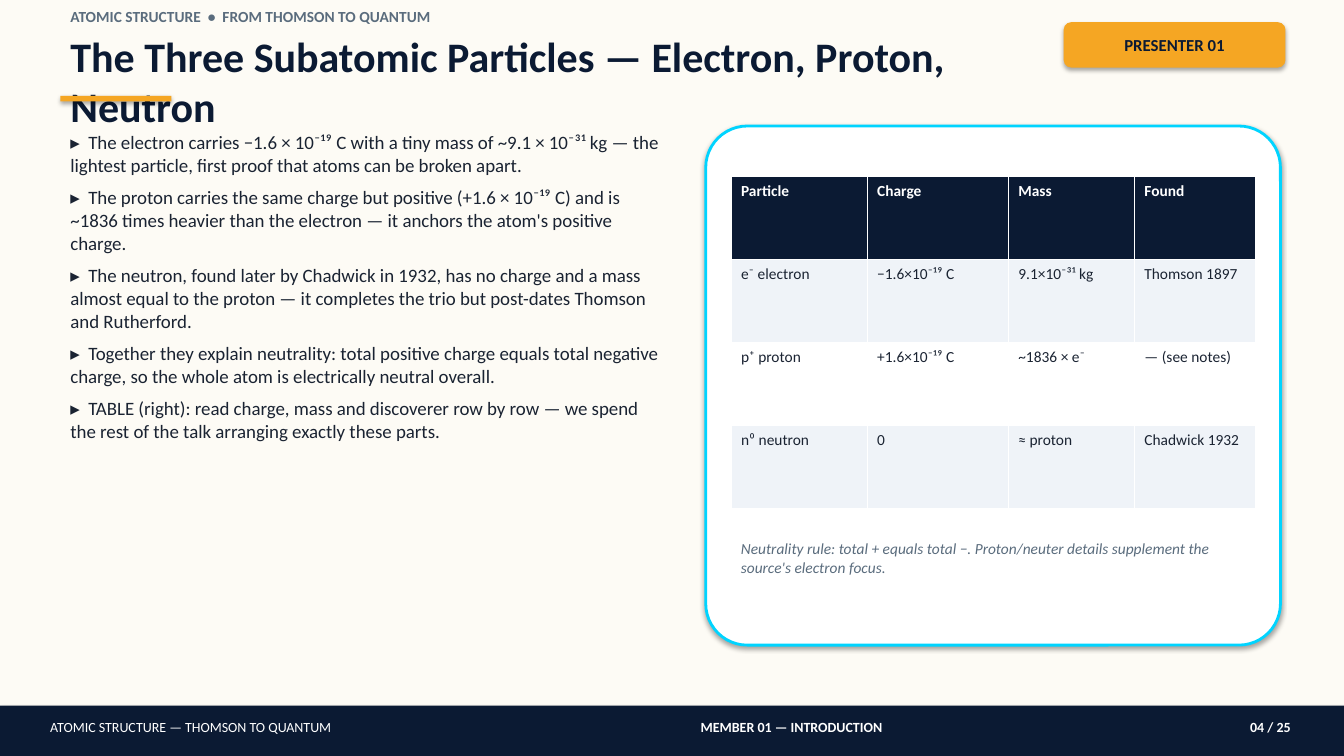
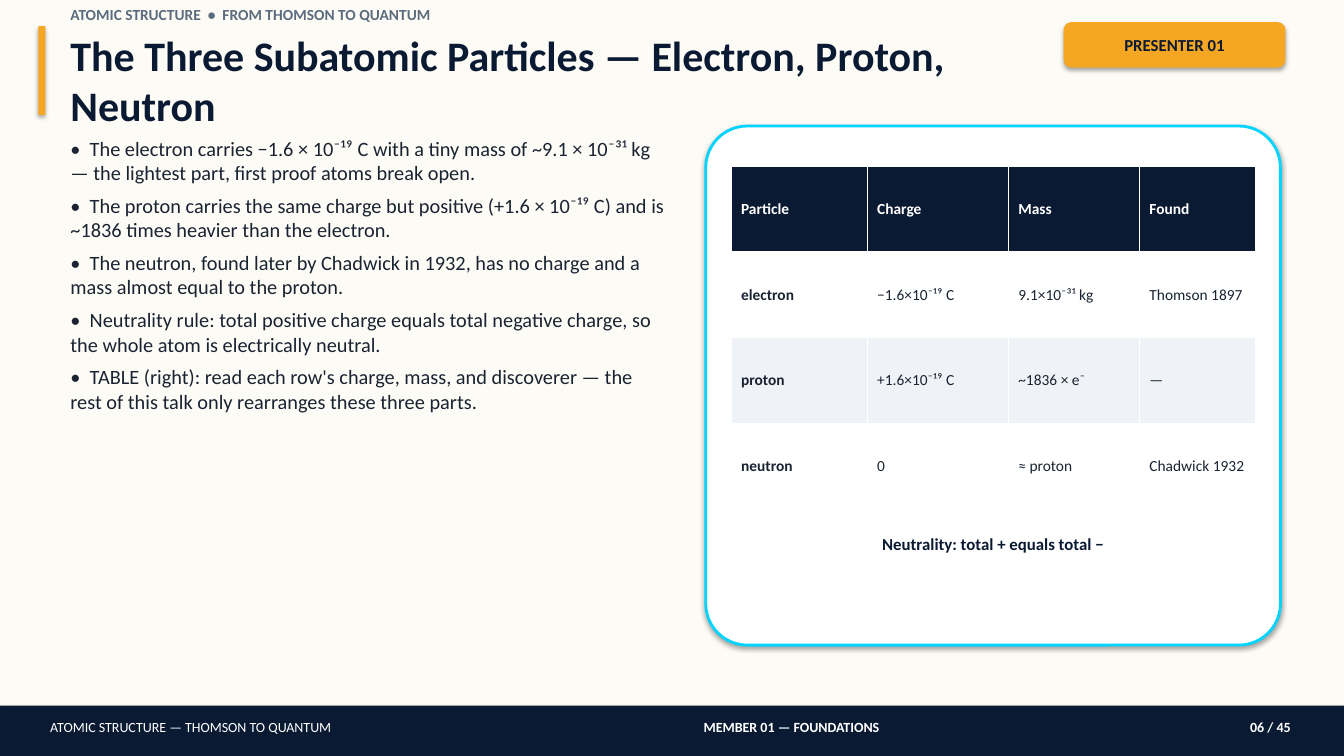
Before and after one commit to amithsharma91/big-boss-command-center, a slide deck: slide 6 of atomic-structure-presentation/Atomic_Structure_Detailed_Presentation.pptx (slide 4 before the commit). Drawn at 1344x756 pixels with LibreOffice and Linux fonts; fonts in the diff are those of the drawing. Boxes give left, top, right and bottom in pixels: in the first picture for what was removed or moved away, otherwise in the second. Text is boxed around its words. In the diff, an @@ line names an element or a change of style, - is before the commit and + after.

```diff
--- a/atomic-structure-presentation/Atomic_Structure_Detailed_Presentation.pptx
+++ b/atomic-structure-presentation/Atomic_Structure_Detailed_Presentation.pptx
@@ rectangle added at bbox=[38, 26, 45, 115], fill #F5A623 @@
@@ rectangle removed at bbox=[60, 96, 171, 102] @@
@@ text at bbox=[70, 140, 664, 413]: text changed; size 13.5 to 14.5 pt @@
-▸ The electron carries −1.6 × 10⁻¹⁹ C with a tiny mass of ~9.1 × 10⁻³¹ kg — the lightest particle, first proof that atoms can be broken apart.
-▸ The proton carries the same charge but positive (+1.6 × 10⁻¹⁹ C) and is ~1836 times heavier than the electron — it anchors the atom's positive charge.
-▸ The neutron, found later by Chadwick in 1932, has no charge and a mass almost equal to the proton — it completes the trio but post-dates Thomson and Rutherford.
-▸ Together they explain neutrality: total positive charge equals total negative charge, so the whole atom is electrically neutral overall.
-▸ TABLE (right): read charge, mass and discoverer row by row — we spend the rest of the talk arranging exactly these parts.
+• The electron carries −1.6 × 10⁻¹⁹ C with a tiny mass of ~9.1 × 10⁻³¹ kg — the lightest part, first proof atoms break open.
+• The proton carries the same charge but positive (+1.6 × 10⁻¹⁹ C) and is ~1836 times heavier than the electron.
+• The neutron, found later by Chadwick in 1932, has no charge and a mass almost equal to the proton.
+• Neutrality rule: total positive charge equals total negative charge, so the whole atom is electrically neutral.
+• TABLE (right): read each row's charge, mass, and discoverer — the rest of this talk only rearranges these three parts.
@@ table at bbox=[731, 166, 1255, 509] @@
-row 2, column 1: e⁻ electron
+row 2, column 1: electron
-row 3, column 1: p⁺ proton
+row 3, column 1: proton
-row 3, column 4: — (see notes)
+row 3, column 4: —
-row 4, column 1: n⁰ neutron
+row 4, column 1: neutron
@@ fill #EFF3F8 to #FFFFFF in 8 cells @@
@@ fill #FFFFFF to #EFF3F8 in row 3 @@
@@ table: place and size @@
-table at bbox=[731, 176, 1255, 509]
+table at bbox=[731, 166, 1255, 509]
@@ text at bbox=[882, 538, 1092, 553]: text changed; size 11 to 12 pt; text colour #5A6C7D to #0B1A33; bold on; italic off @@
-Neutrality rule: total + equals total −. Proton/neuter details supplement the source's electron focus.
+Neutrality: total + equals total −
@@ text at bbox=[704, 723, 880, 732]: text changed @@
-MEMBER 01 — INTRODUCTION
+MEMBER 01 — FOUNDATIONS
@@ text at bbox=[1250, 722, 1291, 732]: text changed @@
-04 / 25
+06 / 45
```
Also in this commit, not shown: 21 other slides changed, 23 slides added, 3 slides removed, 6 other files.
